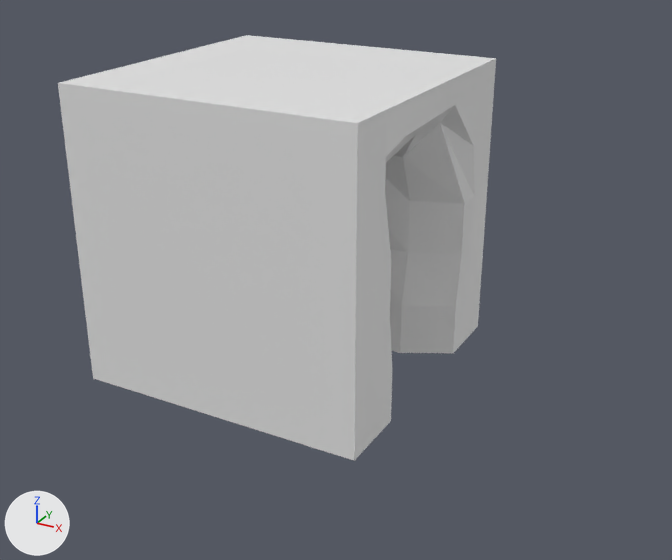
Two versions of the Blender file Assets/Shahin/RoboGun2/randomWallPieces.blend, one commit apart.
The view is the same before and after, from a camera (50 mm lens) standing at (3.1, -5.05, 3.15) and looking at (0.59, -0.49, 0.87). Every picture has the same lights, and +X, +Y and +Z are marked at lower left. The first picture is the older version.
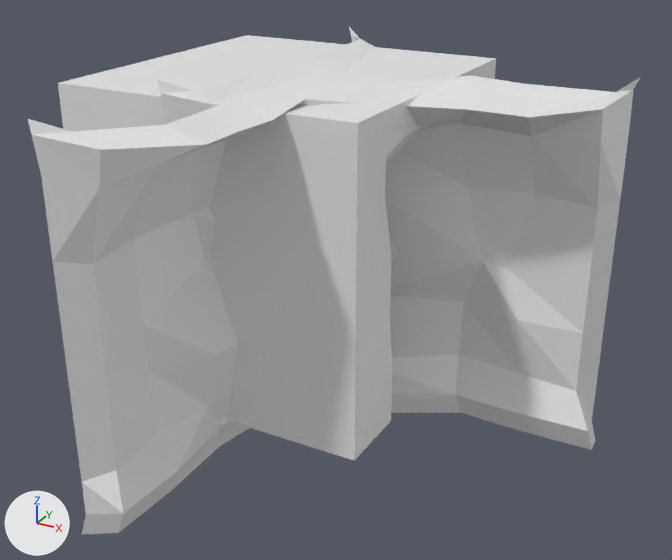
Where the change shows, as pixel boxes (x1, y1, x2, y2) in the pictures (672 x 560 px):
```json
{"object": "Curve", "change": "shown", "after": [28, 76, 640, 535]}
{"object": "Flat", "change": "shown", "after": [157, 27, 377, 441], "on screen": "mostly hidden"}
```

Edits to the scene script, one JSON object a line:
```json
{"op": "remove", "block": "ob_flat", "code": "ob_flat.hide_set(True)"}
{"op": "remove", "block": "ob_curve", "code": "ob_curve.hide_set(True)"}
```
